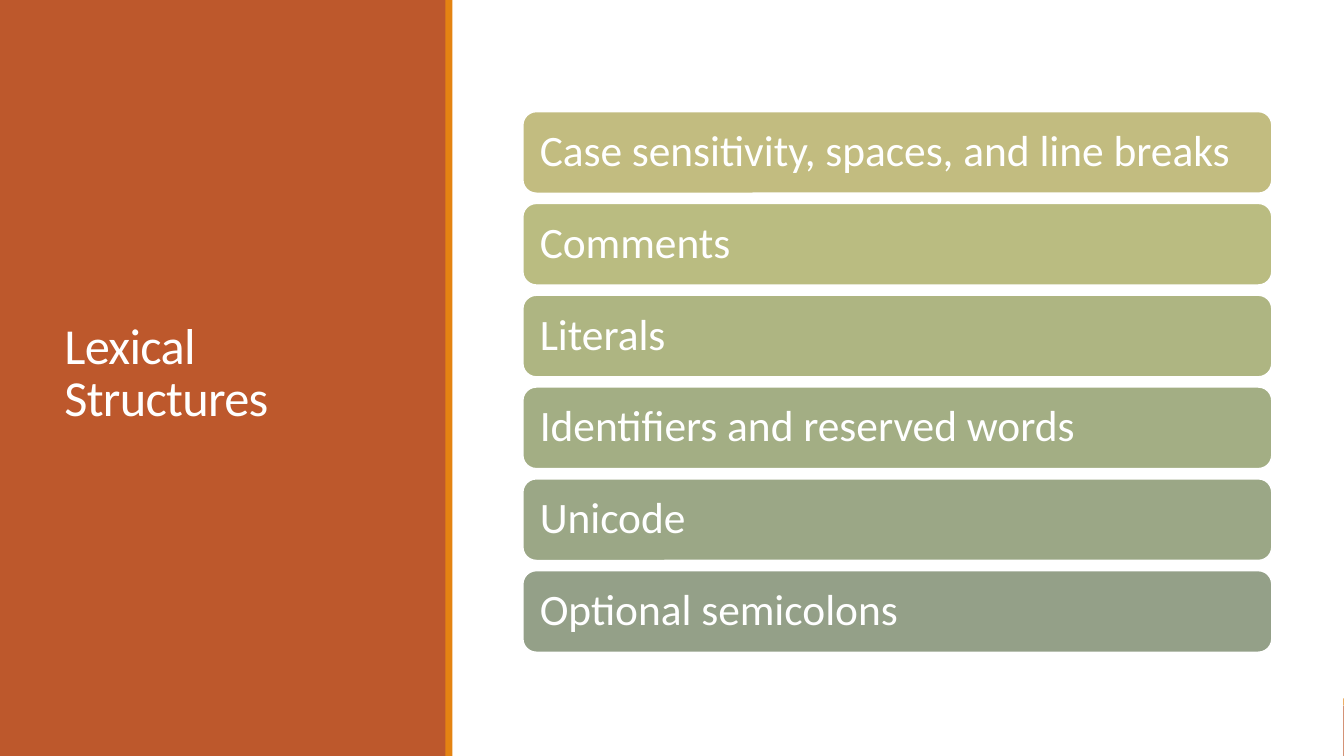
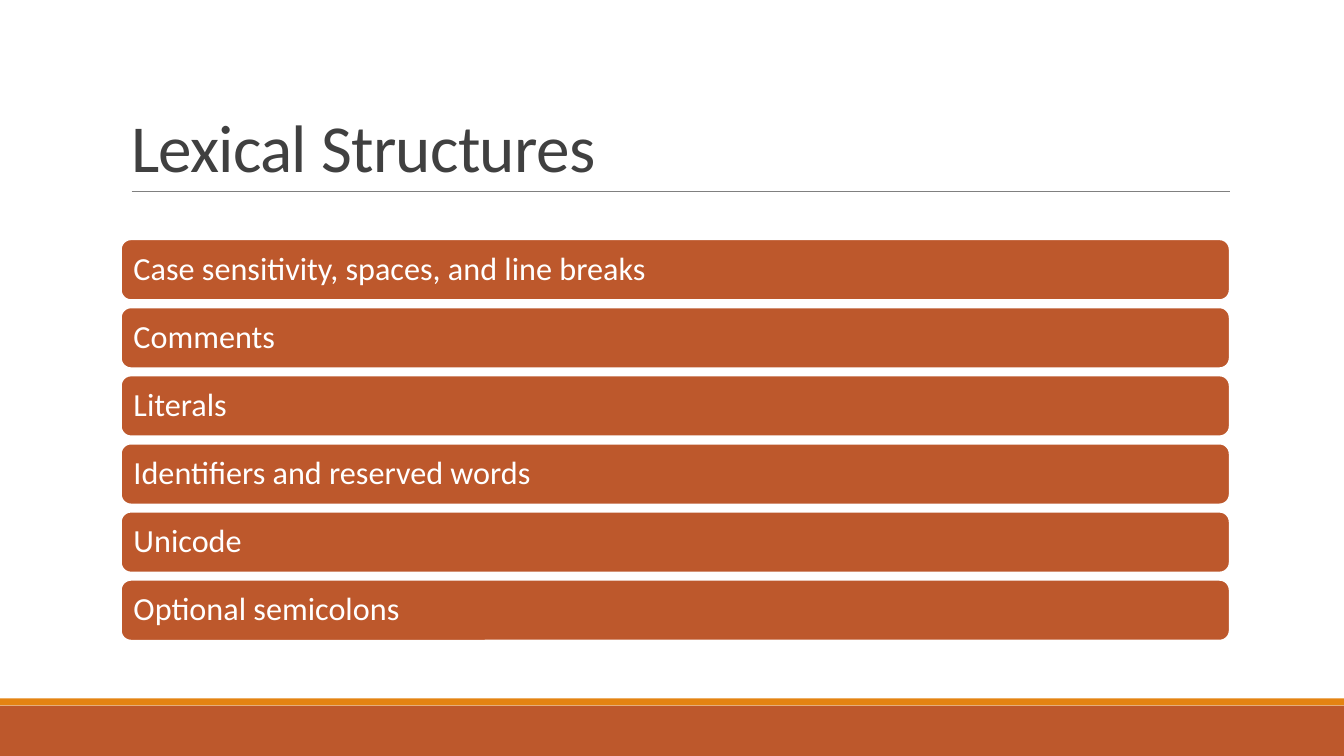
Before and after one commit to da-smith/javascript, a slide deck: slide 4 of src/JavaScript.pptx. Drawn at 1344x756 pixels with LibreOffice and Linux fonts; fonts in the diff are those of the drawing. Boxes give left, top, right and bottom in pixels: in the first picture for what was removed or moved away, otherwise in the second. Text is boxed around its words. In the diff, an @@ line names an element or a change of style, - is before the commit and + after.

```diff
--- a/src/JavaScript.pptx
+++ b/src/JavaScript.pptx
@@ rectangle removed at (x1=0, y1=0, x2=1344, y2=756) @@
@@ rectangle removed at (x1=0, y1=0, x2=447, y2=756) @@
@@ rectangle removed at (x1=446, y1=0, x2=453, y2=756) @@
@@ title "Lexical Structures" moved from (x1=64, y1=329, x2=268, y2=417) to (x1=131, y1=125, x2=595, y2=173) @@
@@ title "Lexical Structures" at (x1=131, y1=125, x2=595, y2=173): size 36 to 48 pt, text colour #FFFFFF to #404040; vertical alignment middle to bottom @@
@@ line added from (132, 192) to (1231, 192), #808080 0.5 pt @@
@@ text "Case sensitivity, spaces, and line ..." moved from (x1=540, y1=136, x2=1230, y2=173) to (x1=133, y1=257, x2=645, y2=285) @@
@@ text "Comments" moved from (x1=540, y1=230, x2=731, y2=258) to (x1=133, y1=327, x2=275, y2=349) @@
@@ size 31 to 23 pt; less space between paragraphs in 6 elements at (x1=133, y1=597, x2=399, y2=625), (x1=133, y1=529, x2=241, y2=553), (x1=133, y1=461, x2=530, y2=485), (x1=133, y1=257, x2=645, y2=285), (x1=133, y1=327, x2=275, y2=349), (x1=133, y1=393, x2=226, y2=417) @@
@@ text "Literals" moved from (x1=540, y1=320, x2=666, y2=350) to (x1=133, y1=393, x2=226, y2=417) @@
@@ text "Identifiers and reserved words" moved from (x1=540, y1=411, x2=1075, y2=441) to (x1=133, y1=461, x2=530, y2=485) @@
@@ text "Unicode" moved from (x1=540, y1=503, x2=686, y2=533) to (x1=133, y1=529, x2=241, y2=553) @@
@@ group added at (x1=121, y1=239, x2=1230, y2=640): 6 rounded rectangles @@
@@ text "Optional semicolons" moved from (x1=540, y1=595, x2=898, y2=632) to (x1=133, y1=597, x2=399, y2=625) @@
@@ group removed at (x1=523, y1=112, x2=1272, y2=652): 6 rounded rectangles @@
```
Also in this commit, not shown: 1 other slide changed, 1 slide added.
